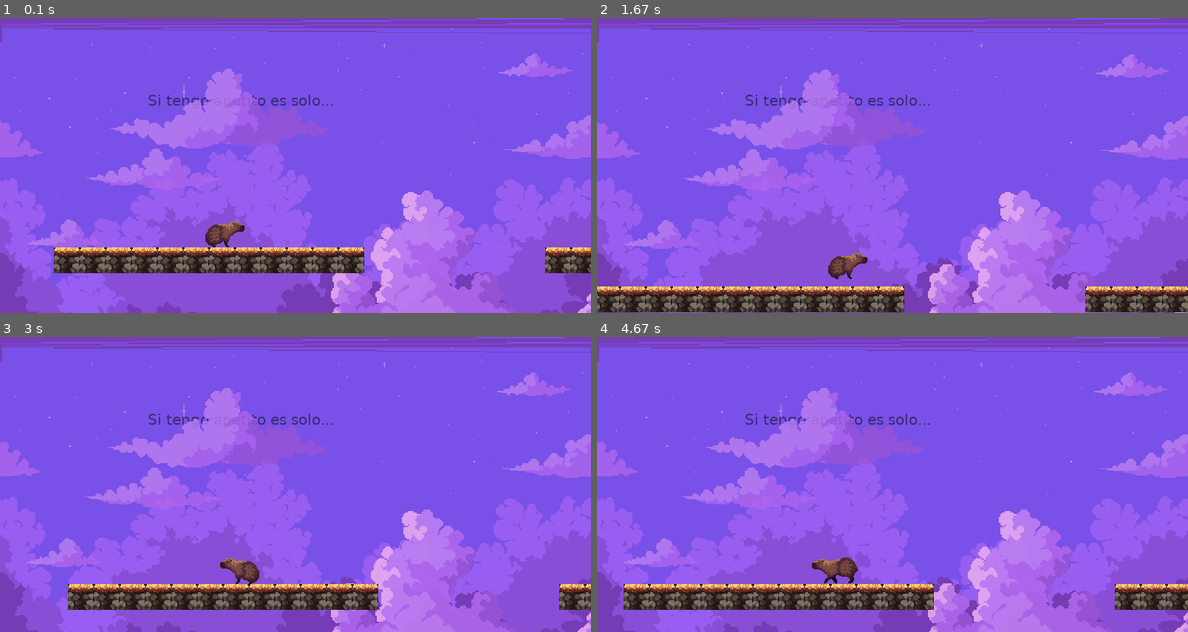
Above: before the commit, frames 1-4 (two rows, left to right).
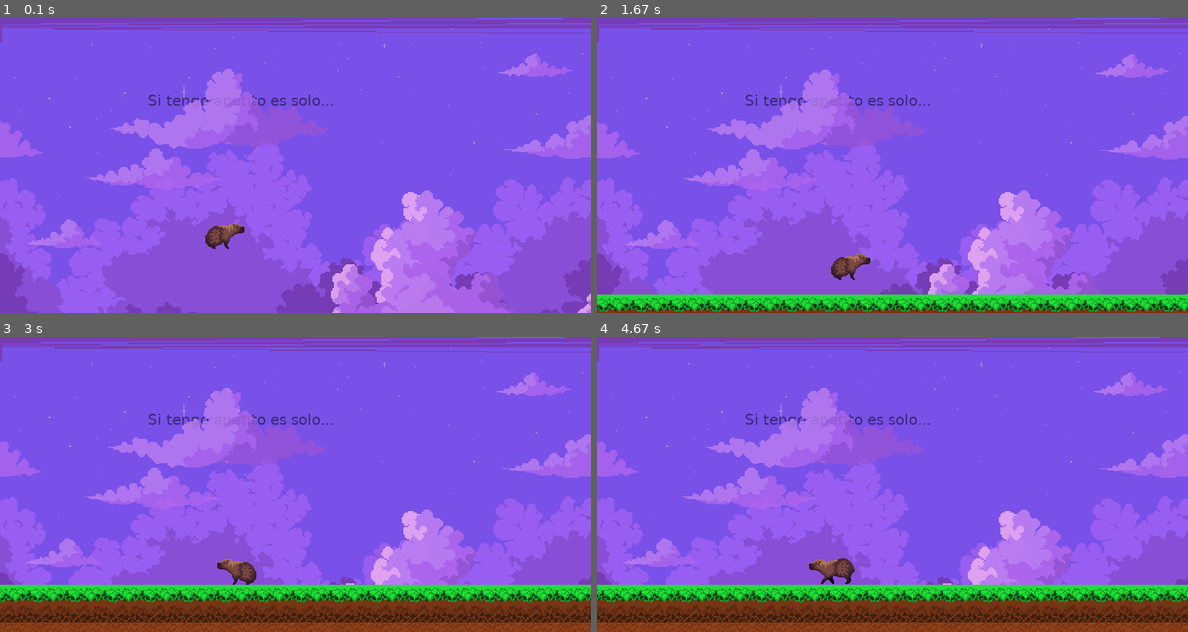
Above: after the commit, the same moments.

Repository: fabianwgl/ca.py-game
Game: pygame game, started from escene.py
The game is run twice, just before and just after one commit, with the same random seed, the same clock (stepped at 60 frames per second) and the same inputs.
Inputs:
- Up to frame 1 (0.1 s): no input
- Up to frame 2 (1.67 s): hold Right 0.33-0.8 s; hold Up 0.83-1.13 s; hold Right 1.17-1.63 s
- Up to frame 3 (3 s): hold Left 1.67-2.2 s; hold Down 2.23-2.53 s; hold Left 2.57-2.97 s
- Up to frame 4 (4.67 s): hold Up 3-3.37 s; hold Right 3.4-4.03 s; hold Down 4.07-4.43 s; hold Left from 4.47 s (still down)

The runs differ from the first frame. In frame 1, 5.5% of the frame differs, in the area x 9-100%, y 69-87%; in frame 2, 8.4%; in frame 3, 16%; in frame 4, 16%, in the area x 0-100%, y 74-100%.

Commit message:
chunk style map - auto generated

Diff:
--- a/escene.py
+++ b/escene.py
@@ -1,4 +1,4 @@
-import sys
+import sys, random
 import pygame
 from pygame.locals import *
 from pygame import mixer
@@ -16,8 +16,21 @@
 display = pygame.Surface(WINDOW_SIZE)
 
 clock = pygame.time.Clock()
-
-ground_image = pygame.image.load('ground-1.png')
+game_map = {}
+
+ground_image = pygame.image.load('earth/sprite_01.png')
+dirt_image = pygame.image.load('earth/sprite_05.png')
+oak_seed_image = pygame.image.load('oak_seed.png')
+
+TILE_SIZE = ground_image.get_width()
+TILE_SIZE_SCALE = round(TILE_SIZE*0.05)
+ground_image_resized = pygame.transform.scale(ground_image,(TILE_SIZE_SCALE, TILE_SIZE_SCALE))
+dirt_image_resized = pygame.transform.scale(dirt_image,(TILE_SIZE_SCALE, TILE_SIZE_SCALE))
+
+tile_index = {  1: ground_image_resized,
+                2: dirt_image_resized,
+                3: oak_seed_image
+            }
 
 bg1_image = pygame.image.load('clouds/1.png')
 bg2_image = pygame.image.load('clouds/6.png')
@@ -29,17 +42,27 @@
 single_cloud_image = pygame.image.load('clouds/3.png')
 single_cloud_image.set_alpha(230)
 
-def load_map(path):
-    f = open(path+".txt", "r")
-    data = f.read()
-    f.close()
-    data = data.split('\n')
-    game_map = []
-    for row in data:
-        game_map.append(list(row))
-    return game_map
-
-game_map = load_map('map')
+CHUNK_SIZE = 8
+def generate_chunk(x,y):
+    chunk_data = []
+    for y_pos in range(CHUNK_SIZE):
+        for x_pos in range(CHUNK_SIZE):
+            target_x = x * CHUNK_SIZE + x_pos
+            target_y = y * CHUNK_SIZE + y_pos
+            tile_type = 0
+            if target_y > 10:
+                tile_type = 2 # dirt
+            elif target_y == 10:
+                tile_type = 1 # grass
+            elif target_y == 9:
+                if random.randint(1,99) == 1: # chance of spawning an oak seed
+                    tile_type = 3 # oak seed
+            if tile_type != 0:
+                # print('ADD CHUNK DATA')
+                # print(target_x, target_y, tile_type)
+                chunk_data.append([[target_x, target_y], tile_type])
+    return chunk_data
+
 
 def collision_test(rect, tiles):
     hit_list = []
@@ -120,16 +143,12 @@
 
 true_scroll = [0,0]
 
-TILE_SIZE = ground_image.get_width()
-TILE_SIZE_SCALE = TILE_SIZE*0.5
-ground_image_resized = pygame.transform.scale(ground_image,(TILE_SIZE_SCALE, TILE_SIZE_SCALE))
-
 player_rect = pygame.Rect(200, 200, 64, 45)
 
-print("TILE SIZE "+str(TILE_SIZE))
+print("TILE SIZE "+str(TILE_SIZE*0.05))
 
 FACTOR_SCALE = 1.4
-PLAYER_MOVEMENT_SPEED = 2
+PLAYER_MOVEMENT_SPEED = 3
 
 #   draw background
 image = pygame.transform.scale(bg1_image, (bg1_image.get_width()*FACTOR_SCALE, bg1_image.get_height()*FACTOR_SCALE))
@@ -149,16 +168,12 @@
 clouds_x = 0
 clouds_y = 0
 main_text = "Si tengo apetito es solo..."
-main_text_french = "Si j’ai du goût, ce n’est guère..."
 
 main_font_french = pygame.font.SysFont('Verdana', 50)
 main_font = pygame.font.SysFont('Verdana', 20)
 
 run = True
 while run:
-    # paint background
-    display.fill((146,244,255))
-
     #   scroll and camera offset
     true_scroll[0] += (player_rect.x-true_scroll[0]-300)/5
     true_scroll[1] += (player_rect.y-true_scroll[1]-290)/5
@@ -173,11 +188,8 @@
     display.blit(image3, (clouds_x, clouds_y))
 
     #   create and render background poem
-    main_text_french_render = main_font_french.render(main_text_french, True, (255,0,0))
     main_text_render = main_font.render(main_text, True, (0,0,0))
     main_text_render.set_alpha(125)
-
-    # display.blit(main_text_french_render, (100, 100))
     display.blit(main_text_render, (200, 100))
 
 
@@ -214,20 +226,21 @@
 
 
     tile_rects = []
-
     #   display tiles and things and
-    y = 0
-    for row in game_map:
-        x = 0
-        for tile in row:
-            if tile == '1':
-                display.blit(ground_image_resized, (x * TILE_SIZE_SCALE-scroll[0], y * TILE_SIZE_SCALE-scroll[1]))
-            # if tile == '2':
-                # display.blit(shopp, (x * TILE_SIZE-scroll[0], y * TILE_SIZE-scroll[1]))
-            if tile not in ['0', '2']:
-                tile_rects.append(pygame.Rect(x * TILE_SIZE_SCALE, y * TILE_SIZE_SCALE, TILE_SIZE_SCALE, TILE_SIZE_SCALE))
-            x += 1
-        y += 1
+    for y in range(3):
+        for x in range(4):
+            target_x = x - 1 + int(round(scroll[0]/(CHUNK_SIZE*TILE_SIZE_SCALE)))
+            target_y = y - 1 + int(round(scroll[1]/(CHUNK_SIZE*TILE_SIZE_SCALE)))
+            target_chunk = str(target_x) + ':' + str(target_y)
+            print(target_chunk)
+            if target_chunk not in game_map:
+                game_map[target_chunk] = generate_chunk(target_x, target_y)
+                print(game_map[target_chunk])
+            for tile in game_map[target_chunk]:
+                display.blit(tile_index[tile[1]], (tile[0][0]*TILE_SIZE_SCALE-scroll[0], tile[0][1]*TILE_SIZE_SCALE-scroll[1]))
+                if tile[1] in [1,2]:
+                    tile_rects.append(pygame.Rect(tile[0][0]*TILE_SIZE_SCALE, tile[0][1]*TILE_SIZE_SCALE, TILE_SIZE_SCALE, TILE_SIZE_SCALE))
+
 
 
 
Binary file added: earth/sprite_00.png
Binary file added: earth/sprite_01.png
Binary file added: earth/sprite_02.png
Binary file added: earth/sprite_03.png
Binary file added: earth/sprite_04.png
Binary file added: earth/sprite_05.png
Binary file added: earth/sprite_06.png
Binary file added: earth/sprite_07.png
Binary file added: earth/sprite_08.png
Binary file added: earth/sprite_09.png
Binary file added: earth/sprite_10.png
Binary file added: oak_seed.png
